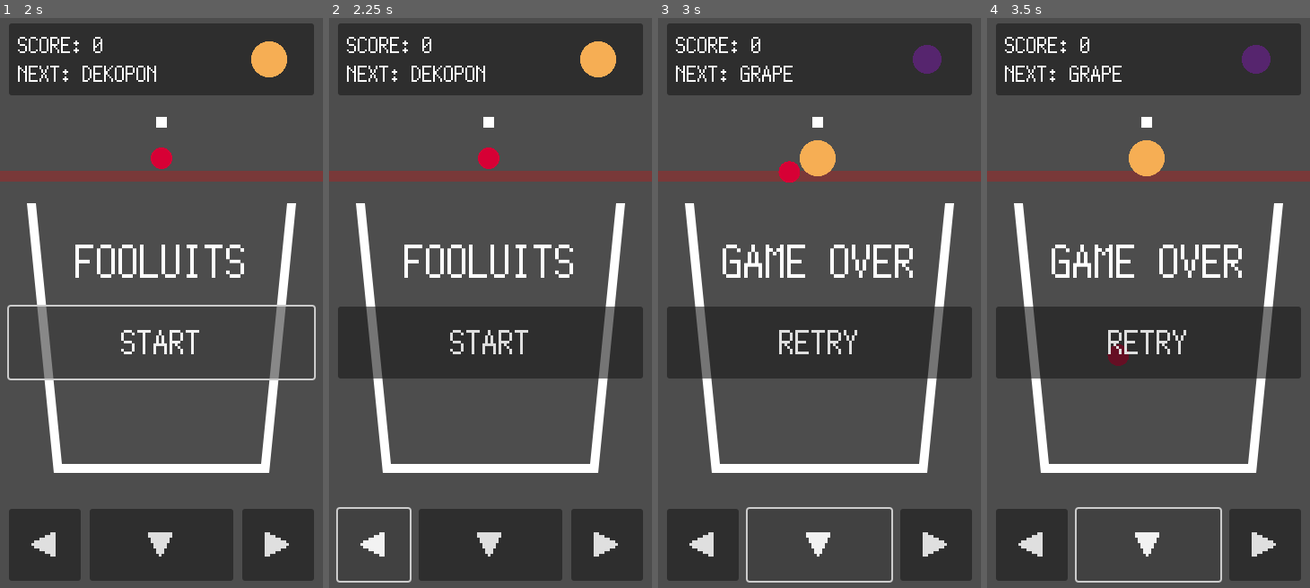
Above: before the commit, frames 1-4 (left to right).
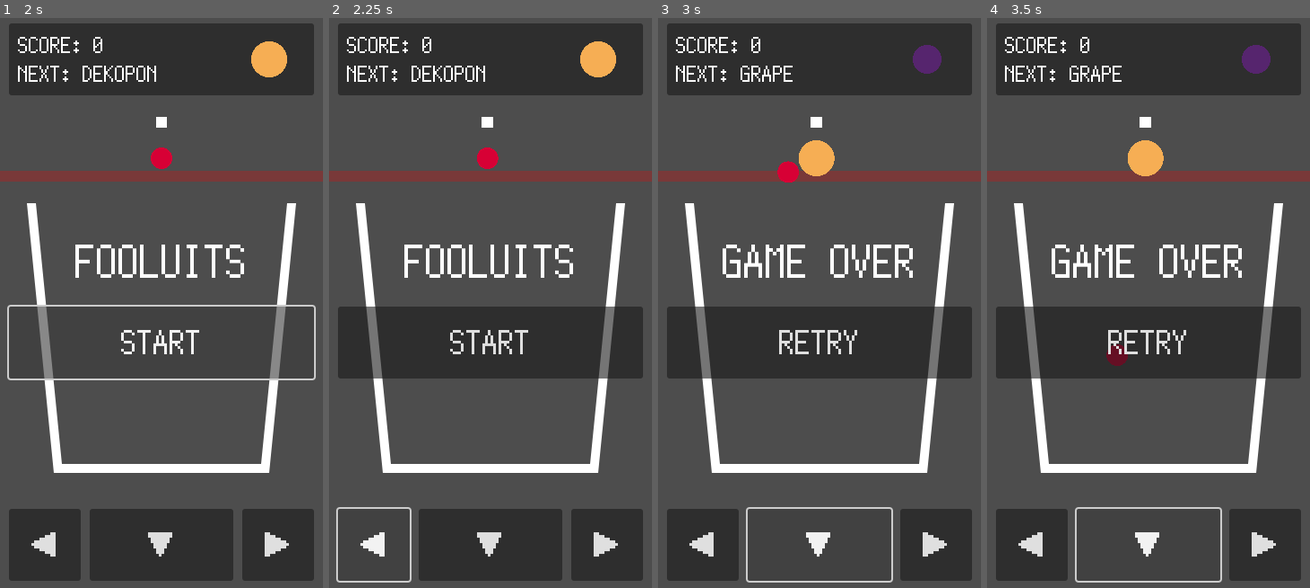
Above: after the commit, the same moments.

Repository: kamikoloss/fruits-puzzle
Game: Godot game, scene res://scenes/main.tscn
Same seed, same stepped clock (60 frames per second), same inputs: the game is played once before the commit and once after it.
Inputs:
- Up to frame 1 (2 s): click "START" at 0.5 s; click "START" at 1.25 s
- Up to frame 2 (2.25 s): click "◀" at 2 s
- Up to frame 3 (3 s): click "▼" at 2.75 s
- Up to frame 4 (3.5 s): no input

Frame 1 is identical in both runs. In frame 2, less than 0.1% of the frame differs, in the area x 45-53%, y 17-27%; in frame 3, 0.1%, in the area x 36-55%, y 17-29%; in frame 4, less than 0.1%.

Commit message:
クレーンの移動方法を修正した

Diff:
--- a/scenes/game.gd
+++ b/scenes/game.gd
@@ -13,7 +13,7 @@
 	Global.FruitType.PERSIMMON,
 ]
 
-const DROPPER_MOVE_SPEED = 1.0 # px/frame
+const DROPPER_MOVE_SPEED = 100 # px/s
 const DROPPER_POSITION_MIN = 60 # px
 const DROPPER_POSITION_MAX = 300 # px
 const DROPPER_FRUIT_MARGIN = 40 # px
@@ -67,7 +67,7 @@
 
 # Called every frame. 'delta' is the elapsed time since the previous frame.
 func _process(delta):
-	_move_dropper()
+	_move_dropper(delta)
 
 
 # スコア変更時の処理
@@ -184,8 +184,8 @@
 
 
 # クレーンおよびフルーツを左右に動かす
-func _move_dropper():
-	var _offset = Vector2(DROPPER_MOVE_SPEED, 0)
+func _move_dropper(delta):
+	var _offset = Vector2(delta * DROPPER_MOVE_SPEED, 0)
 	if _is_button_left_down and _dropper.position.x > DROPPER_POSITION_MIN:
 		_dropper.translate(_offset * -1)
 	if _is_button_right_down and _dropper.position.x < DROPPER_POSITION_MAX:
